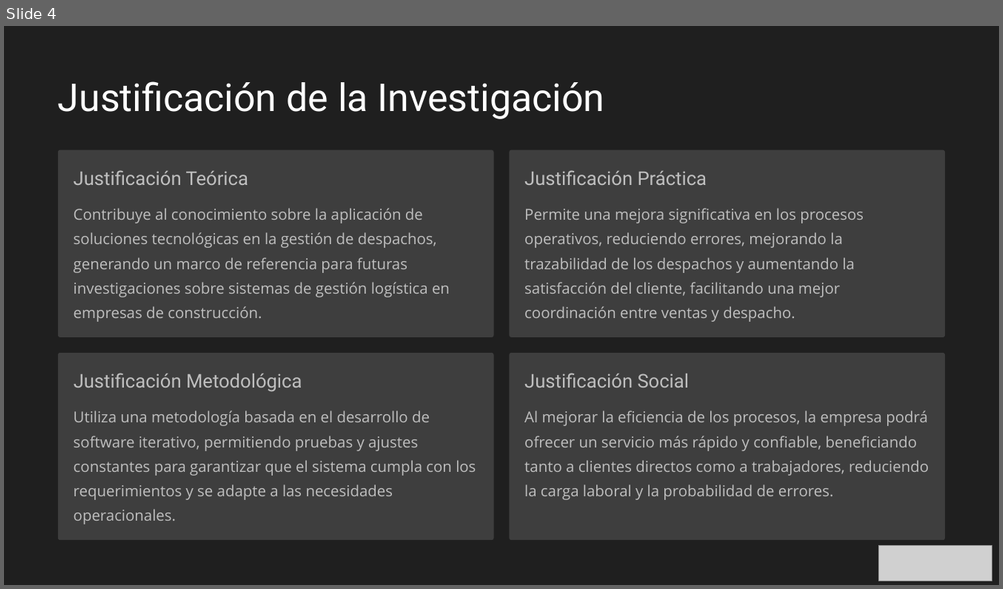
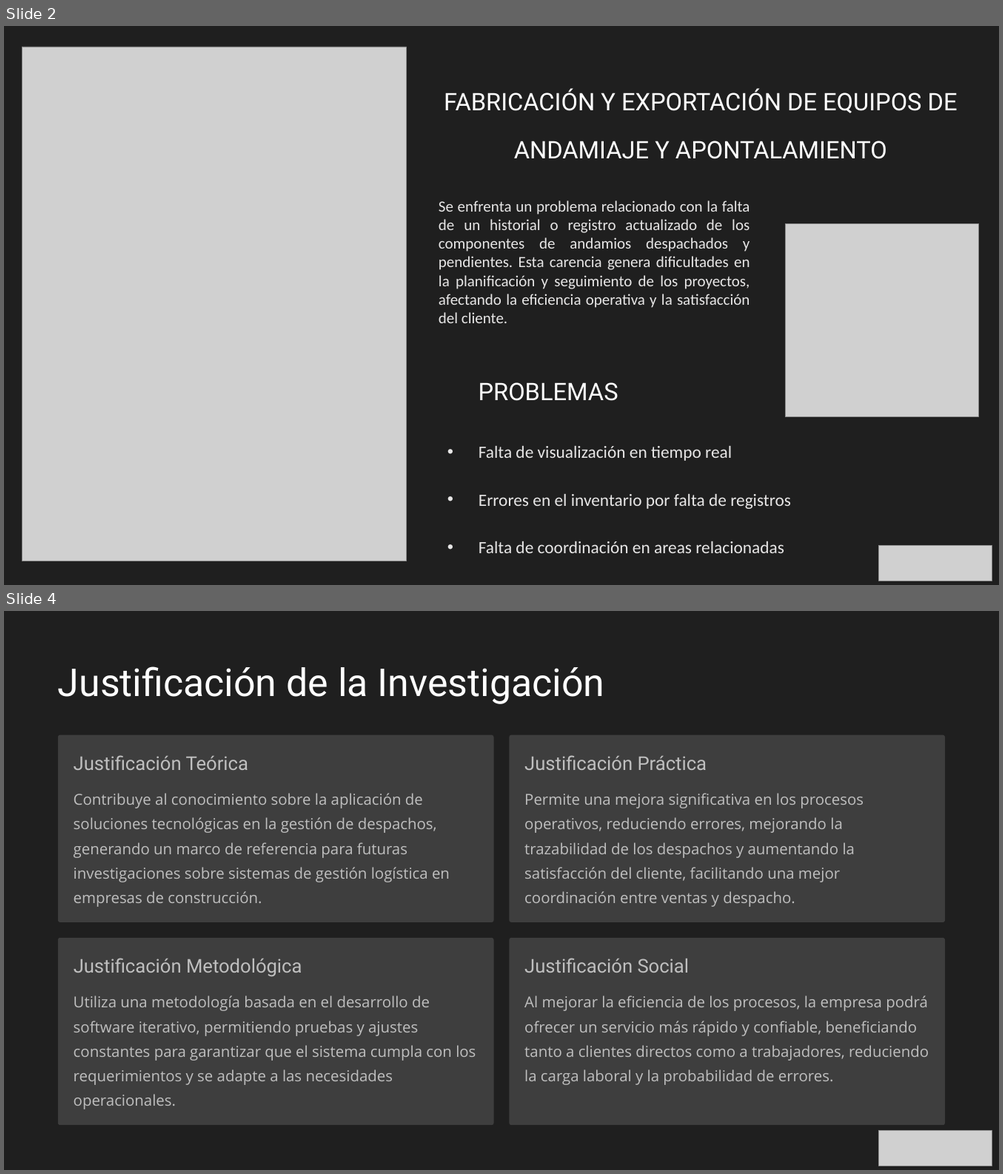
Before and after one commit to MikeBrevis/IACC_Examen_Final, a slide deck: MichelBrevis-Presentación examen final.pptx. Shown one above the other, each under a label of ours: slide 4 before the commit, slides 2 and 4 after it; the slides between them are not shown. The pictures are 1003x589 and 1003x1174 pixels, drawn with LibreOffice and Linux fonts; fonts in the diff are those of the drawing; grey boxes stand for pictures; background and template pictures are left out. Boxes give left, top, right and bottom in pixels: in the first picture for what was removed or moved away, otherwise in the second. Text is boxed around its words. In the diff, an @@ line names an element or a change of style, - is before the commit and + after.

```diff
--- a/MichelBrevis-Presentación examen final.pptx
+++ b/MichelBrevis-Presentación examen final.pptx
@@ slide 2 added at (x1=4, y1=26, x2=999, y2=585), background #FFFFFF; not listed: 1 template element that a slide beside it also shows @@
@@ picture added at (x1=22, y1=47, x2=406, y2=561) @@
@@ text added at (x1=444, y1=88, x2=957, y2=159), 28 pt, text #FEFEFE @@
+FABRICACIÓN Y EXPORTACIÓN DE EQUIPOS DE ANDAMIAJE Y APONTALAMIENTO
@@ text added at (x1=438, y1=201, x2=750, y2=323), 18 pt, text #E7E6E6 @@
+Se enfrenta un problema relacionado con la falta de un historial o registro actualizado de los componentes de andamios despachados y pendientes. Esta carencia genera dificultades en la planificación y seguimiento de los proyectos, afectando la eficiencia operativa y la satisfacción del cliente.
@@ picture added at (x1=785, y1=224, x2=978, y2=417) @@
@@ text added at (x1=478, y1=383, x2=618, y2=401), 28 pt, text #FEFEFE @@
+PROBLEMAS
@@ text added at (x1=478, y1=446, x2=791, y2=554), 20 pt, text #E7E6E6 @@
+• Falta de visualización en tiempo real
+• Errores en el inventario por falta de registros
+• Falta de coordinación en areas relacionadas
@@ picture added at (x1=879, y1=545, x2=992, y2=580) @@
```
Also in this commit, not shown: 4 slides changed, 1 other slide added, 4 slides removed.
